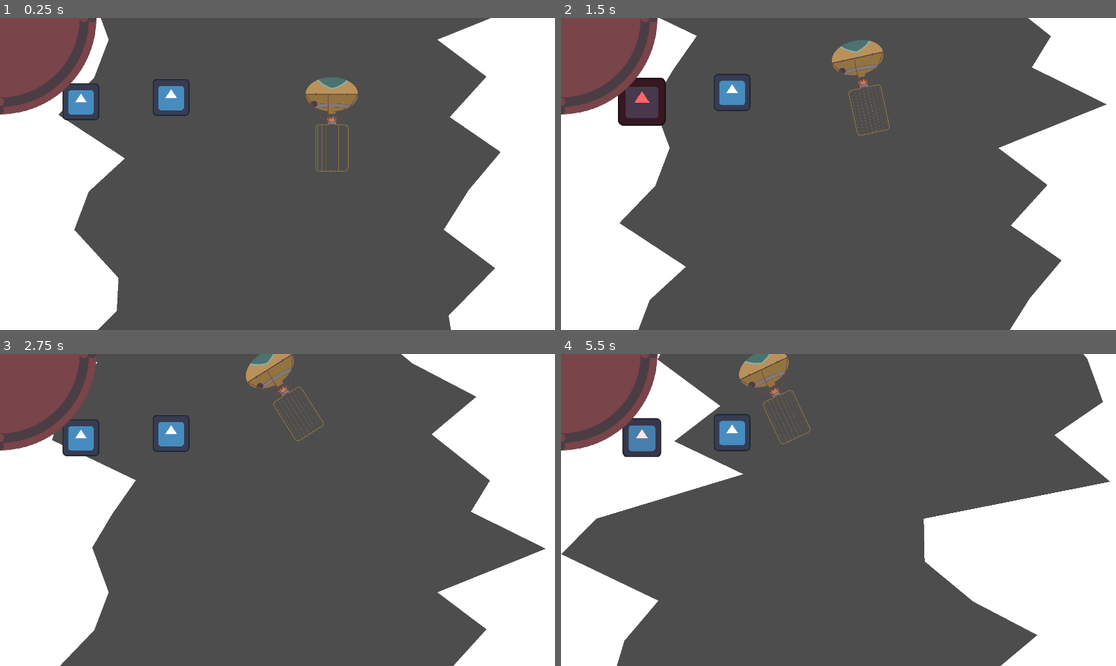
Above: before the commit, frames 1-4 (two rows, left to right).
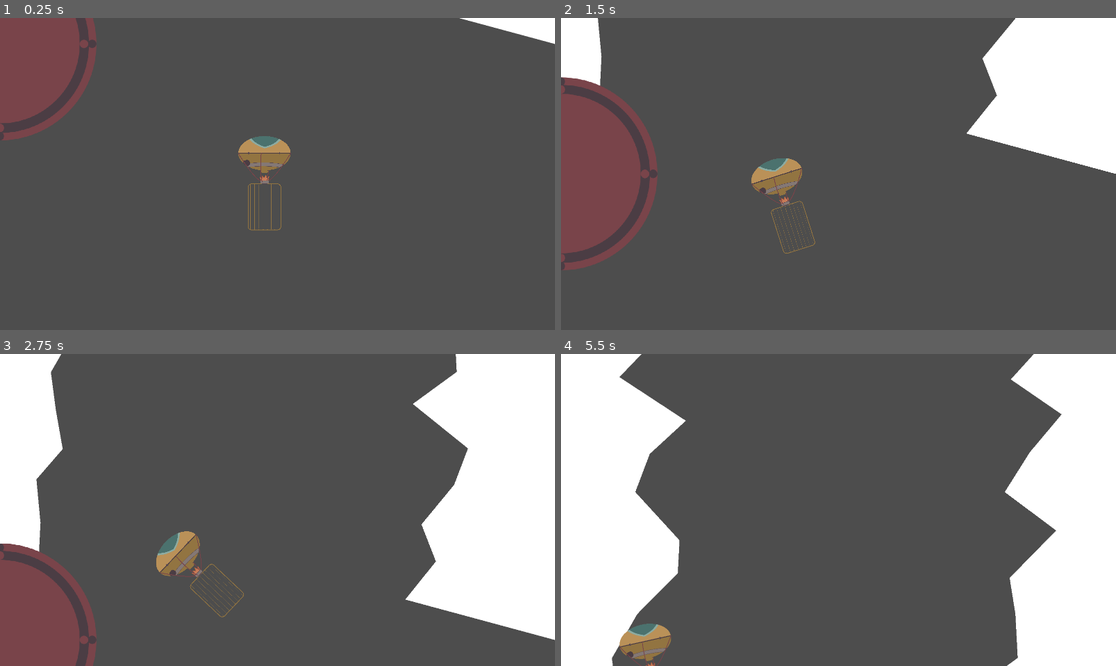
Above: after the commit, the same moments.

Repository: panorb/ludum-dare-53
Game: Godot game, scene res://world.tscn
Two runs of this game, one before a commit and one after it. Both use one fixed random seed, a clock stepped at 60 frames per second and the inputs below. The engine's default icon, where the game draws it, is replaced by a stand-in: a white triangle on a blue panel in a dark square.
Inputs (mouse positions are in pixels of both pictures, inside the frame that each line leads up to):
- Up to frame 1 (0.25 s): no input
- Up to frame 2 (1.5 s): tap Enter (ui_accept) at 0.5, 0.77 s; move the mouse to (960, 158) at 0.52 s; press the mouse at (960, 158) at 0.53 s; move the mouse to (727, 189) at 1.27 s; release the mouse at (727, 189) at 1.28 s; click (727, 189) at 1.35 s
- Up to frame 3 (2.75 s): tap Enter (ui_accept) at 1.52 s; move the mouse to (333, 441) at 2.02 s; press the mouse at (333, 441) at 2.03 s
- Up to frame 4 (5.5 s): move the mouse to (810, 572) at 2.77 s; release the mouse at (810, 572) at 2.78 s; click (810, 572) at 2.85 s; tap Enter (ui_accept) at 3.02, 3.77, 4.52 s; move the mouse to (1005, 556) at 3.52 s; press the mouse at (1005, 556) at 3.53 s; move the mouse to (672, 463) at 4.27 s; release the mouse at (672, 463) at 4.28 s; click (672, 463) at 4.35 s; move the mouse to (866, 510) at 5.02 s; press the mouse at (866, 510) at 5.03 s

The runs differ from the first frame. In frame 1, 32% of the frame differs, in the area x 0-100%, y 0-100%; in frame 2, 32%; in frame 3, 25%; in frame 4, 25%.

Commit message:
Combine stages

Diff:
--- a/godot/autoloads/globals.gd
+++ b/godot/autoloads/globals.gd
@@ -1,4 +1,11 @@
 extends Node
 
+const MAX_CAVE_ITERATIONS = 6
+
+const CAVE_SPEED = 6
+const BALLOON_SPEED = 5
+
+const SCREEN_HEIGHT = 1080
+const SCREEN_WIDTH = 1920
 
 var player_name = "Rudolph"
--- a/godot/game/balloon/balloon.gd
+++ b/godot/game/balloon/balloon.gd
@@ -17,14 +17,14 @@
 
 func get_wind_direction() -> Vector2:
 	var wind_origin = get_global_mouse_position()
-	if position.is_equal_approx(wind_origin):
+	if global_position.is_equal_approx(wind_origin):
 		return Vector2(0, 0)
-	return -position.direction_to(wind_origin)
+	return -global_position.direction_to(wind_origin)
 
 
 func get_wind_power() -> float:
 	var wind_origin = get_global_mouse_position()
-	var distance = position.distance_to(wind_origin)
+	var distance = global_position.distance_to(wind_origin)
 	var wind_raw_power = pow(1 / (distance), WIND_POWER_DROP)
 	return max(wind_raw_power / MAX_RAW_WIND_POWER, 1)
 
@@ -38,8 +38,8 @@
 
 
 func reset_outside_position() -> void:
-	position.x = clamp(position.x, 50, 1800)
-	position.y = clamp(position.y, 50, 1000)
+	global_position.x = clamp(global_position.x, 50, 1800)
+	global_position.y = clamp(global_position.y, 50, 1000)
 
 
 func _physics_process(_delta) -> void:
--- a/godot/game/cave/cave.gd
+++ b/godot/game/cave/cave.gd
@@ -1,12 +1,11 @@
 extends Node2D
 
-const SPEED = 5
-
-const SCREEN_HEIGHT = 1080
+var globals = preload("res://autoloads/globals.gd")
 
 var segment = load("res://game/cave_segment/cave_segment.tscn")
 
-var starting_position = Vector2(0,0)
+var starting_position = Vector2(0,globals.SCREEN_WIDTH)
+var iterations = 0
 var walls = []
 
 # Called when the node enters the scene tree for the first time.
@@ -15,25 +14,23 @@
 		new_cave_segment()
 
 func new_cave_segment() -> void:
+	iterations += 1
 	var instance = segment.instantiate()
 	add_child(instance)
 	if walls.is_empty():
-		instance.position.y = SCREEN_HEIGHT
+		instance.position.y = 0
 	else:
-		instance.position.y = walls.back().position.y - SCREEN_HEIGHT
+		instance.position.y = walls.back().position.y - globals.SCREEN_HEIGHT
 	starting_position = instance.create_cave_walls(starting_position)
 	walls.append(instance)
 
 func redraw_cave_segment() -> void:
-	walls[0].position.y = walls.back().position.y - SCREEN_HEIGHT
+	iterations += 1
+	walls[0].position.y = walls.back().position.y - globals.SCREEN_HEIGHT
 	starting_position = walls[0].create_cave_walls(starting_position)
 
 # Called every frame. 'delta' is the elapsed time since the previous frame.
 func _process(_delta) -> void:
-	walls[0].position.y += SPEED
-	walls[1].position.y += SPEED
-	walls[2].position.y += SPEED
-
-	if walls[1].position.y > 0:
+	if walls[0].global_position.y > globals.SCREEN_HEIGHT && iterations < globals.MAX_CAVE_ITERATIONS:
 		redraw_cave_segment()
 		walls.append(walls.pop_front())
--- a/godot/game/game.gd
+++ b/godot/game/game.gd
@@ -1,8 +1,17 @@
 extends Node2D
 
+var globals = preload("res://autoloads/globals.gd")
+
+@onready var cave = get_node('Cave')
+@onready var card_spawner = get_node('CardSpawner')
 @onready var battle_field = get_node('BattleField')
+@onready var balloon = get_node('Balloon')
+
+
 
 func _ready():
+	cave.position.y = -globals.SCREEN_HEIGHT
+	battle_field.position.y = -globals.SCREEN_HEIGHT * (globals.MAX_CAVE_ITERATIONS + 1)
 	battle_field.win.connect(_on_lose)
 
 func _on_lose():
@@ -10,3 +19,7 @@
 
 func _on_win():
 	print_debug("Win")
+
+func _process(delta):
+	position.y += globals.CAVE_SPEED
+	balloon.position.y -= globals.BALLOON_SPEED
--- a/godot/game/game.tscn
+++ b/godot/game/game.tscn
@@ -17,6 +17,6 @@
 [node name="CardSpawner" parent="." instance=ExtResource("4_sv5h8")]
 
 [node name="Balloon" parent="." instance=ExtResource("5_jytc0")]
-position = Vector2(1148, 264)
+position = Vector2(915, 453)
 
 [node name="CaveSegment" parent="." instance=ExtResource("6_uxkq5")]
Not shown: 1 places in godot/world.tscn that only renumber resources
